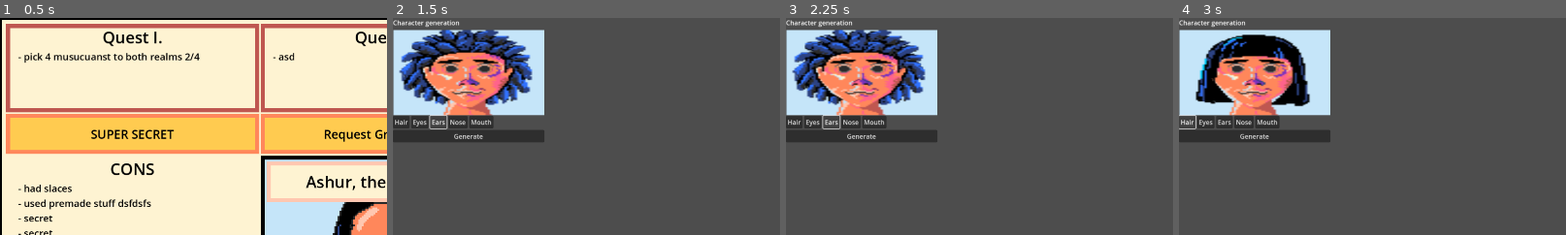
Above: before the commit, frames 1-4 (left to right).
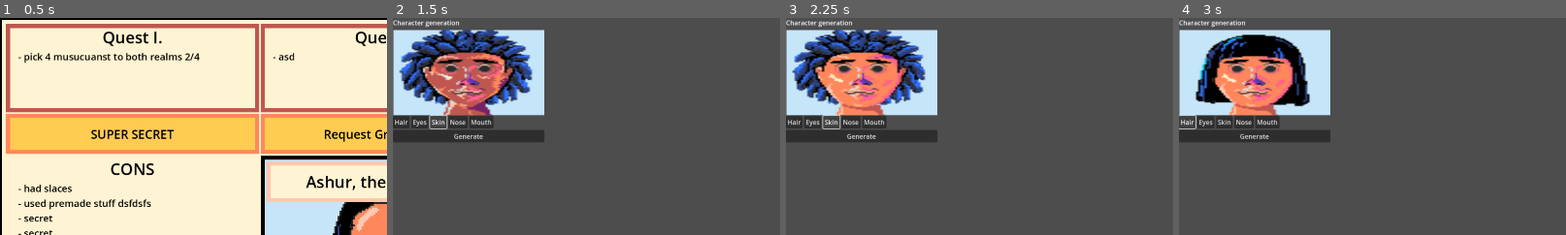
Above: after the commit, the same moments.

Repository: ekaktusz/anoobis
Game: Godot game, scene res://tinder_scene.tscn
The game is run twice, just before and just after one commit, with the same random seed, the same clock (stepped at 60 frames per second) and the same inputs.
Inputs (mouse positions are % of the whole screen's width and height, from its top left):
- Up to frame 1 (0.5 s): no input
- Up to frame 2 (1.5 s): click "TO HEAVEN" at 0.5 s; click (6, 24) at 1.25 s, where only the run before the commit has a clickable "Ears"
- Up to frame 3 (2.25 s): click (6, 24) at 2 s, where only the run after the commit has a clickable "Skin"
- Up to frame 4 (3 s): click "Hair" at 2.75 s
The pictures show only the part of the screen within x 0-50%, y 0-50%; the shares and areas given below are measured in that part.

Frame 1 is identical in both runs. In frame 2, 3.5% of the frame differs, in the area x 8-31%, y 16-50%; in frame 3, 1.3%; in frame 4, 1.1%.

Commit message:
Ears button renamed to skins.

Diff:
--- a/character_generator.gd
+++ b/character_generator.gd
@@ -94,10 +94,6 @@
 	$VBoxContainer/PortraitContainer/EyesLayer/EyesTexture.texture = eyes[current_eye_id]
 
 
-func _on_ears_button_pressed() -> void:
-	pass # Replace with function body.
-
-
 func _on_nose_button_pressed() -> void:
 	current_nose_id = (current_nose_id + 1)%noses.size()
 	$VBoxContainer/PortraitContainer/NoseLayer/NoseTexture.texture = noses[current_nose_id]
@@ -106,3 +102,8 @@
 func _on_mouth_button_pressed() -> void:
 	current_mouth_id = (current_mouth_id + 1)%mouths.size()
 	$VBoxContainer/PortraitContainer/MouthLayer/MouthTexture.texture = mouths[current_mouth_id]
+
+
+func _on_skin_button_pressed() -> void:
+	current_skin_id = (current_skin_id + 1)%skins.size()
+	$VBoxContainer/PortraitContainer/SkinLayer/SkinTexture.texture = skins[current_skin_id]
--- a/character_generator.tscn
+++ b/character_generator.tscn
@@ -99,9 +99,9 @@
 layout_mode = 2
 text = "Eyes"
 
-[node name="EarsButton" type="Button" parent="VBoxContainer/GeneratePartsHBox"]
+[node name="SkinButton" type="Button" parent="VBoxContainer/GeneratePartsHBox"]
 layout_mode = 2
-text = "Ears"
+text = "Skin"
 
 [node name="NoseButton" type="Button" parent="VBoxContainer/GeneratePartsHBox"]
 layout_mode = 2
@@ -117,6 +117,6 @@
 
 [connection signal="pressed" from="VBoxContainer/GeneratePartsHBox/HairButton" to="." method="_on_hair_button_pressed"]
 [connection signal="pressed" from="VBoxContainer/GeneratePartsHBox/EyesButton" to="." method="_on_eyes_button_pressed"]
-[connection signal="pressed" from="VBoxContainer/GeneratePartsHBox/EarsButton" to="." method="_on_ears_button_pressed"]
+[connection signal="pressed" from="VBoxContainer/GeneratePartsHBox/SkinButton" to="." method="_on_skin_button_pressed"]
 [connection signal="pressed" from="VBoxContainer/GeneratePartsHBox/NoseButton" to="." method="_on_nose_button_pressed"]
 [connection signal="pressed" from="VBoxContainer/GeneratePartsHBox/MouthButton" to="." method="_on_mouth_button_pressed"]
